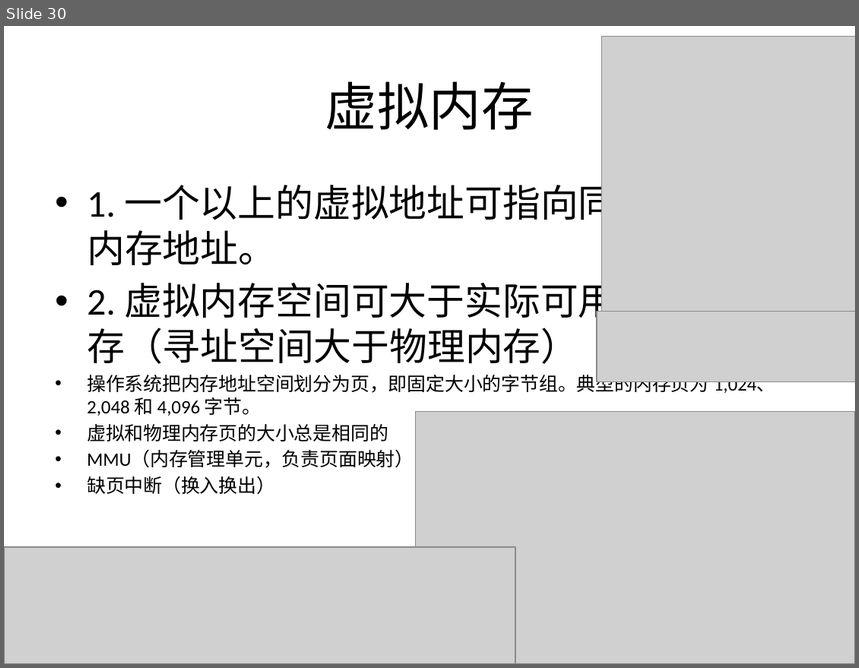
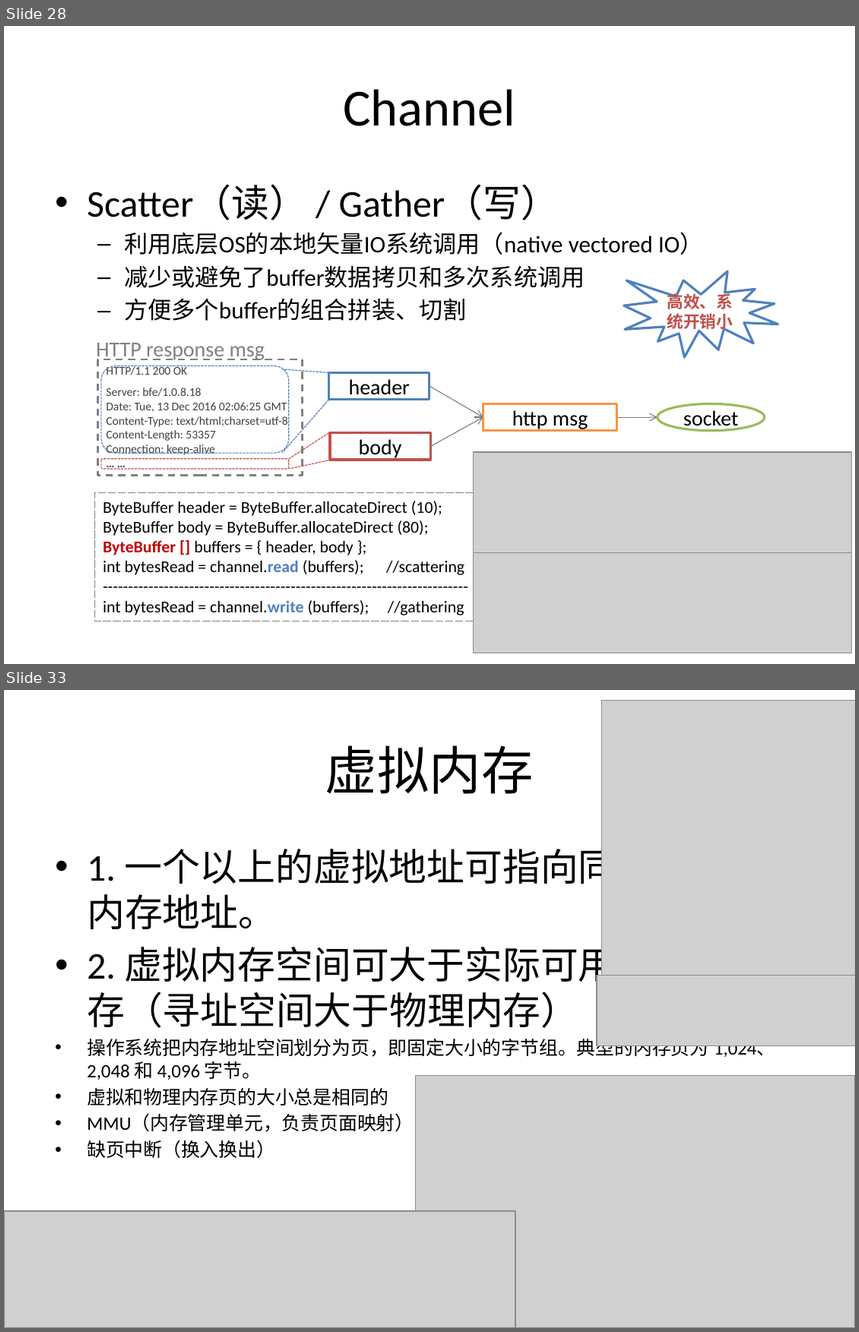
Before and after one commit to guhanjie/Knowledge-sharing, a slide deck: 扒一扒Java IO那些事儿.pptx. Shown one above the other, each under a label of ours: slide 30 before the commit, slides 28 and 33 after it; the slides between them are not shown. The pictures are 859x668 and 859x1332 pixels, drawn with LibreOffice and Linux fonts; fonts in the diff are those of the drawing; grey boxes stand for pictures. Boxes give left, top, right and bottom in pixels: in the first picture for what was removed or moved away, otherwise in the second. Text is boxed around its words. In the diff, an @@ line names an element or a change of style, - is before the commit and + after.

```diff
--- a/扒一扒Java IO那些事儿.pptx
+++ b/扒一扒Java IO那些事儿.pptx
@@ slide 28 added at (4, 26, 855, 664), background #FFFFFF @@
@@ title added at (343, 89, 515, 126), 44 pt, text #000000 @@
+Channel
@@ text added at (87, 186, 704, 321), 20 pt, text #000000 @@
+• Scatter（读） / Gather（写）
+  – 利用底层OS的本地矢量IO系统调用（native vectored IO）
+  – 减少或避免了buffer数据拷贝和多次系统调用
+  – 方便多个buffer的组合拼装、切割
@@ irregular seal added at (623, 271, 778, 357), fill #FFFFFF, outline #4F81BD 2 pt, 14 pt, text #C0504D, bold @@
+高效、系统开销小
@@ group added at (96, 343, 765, 475): 4 rectangles, 4 lines, 3 arrows, 2 rounded rectangles, 1 text, 1 ellipse @@
+body
+header
+HTTP response msg
+HTTP/1.1 200 OK
+Server: bfe/1.0.8.18
+Date: Tue, 13 Dec 2016 02:06:25 GMT
+Content-Type: text/html;charset=utf-8
+Content-Length: 53357
+Connection: keep-alive
+… …
+http msg
+socket
@@ picture added at (473, 452, 852, 553) @@
@@ rectangle added at (94, 493, 762, 621), outline #808080 0.75 pt dashed, 14 pt, text #000000 @@
+ByteBuffer header = ByteBuffer.allocateDirect (10);
+ByteBuffer body = ByteBuffer.allocateDirect (80);
+ByteBuffer [] buffers = { header, body };
+int bytesRead = channel.read (buffers); //scattering
+------------------------------------------------------------------------
+int bytesRead = channel.write (buffers); //gathering
@@ picture added at (473, 553, 852, 653) @@
@@ what was slide 30 is now slide 33 @@
```
Also in this commit, not shown: 3 slides changed, 8 other slides added.
